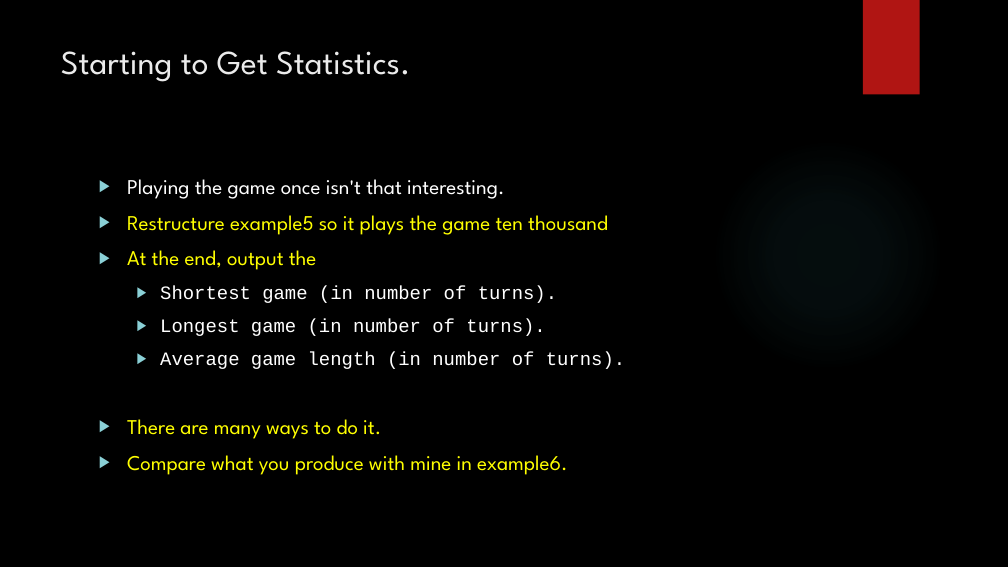
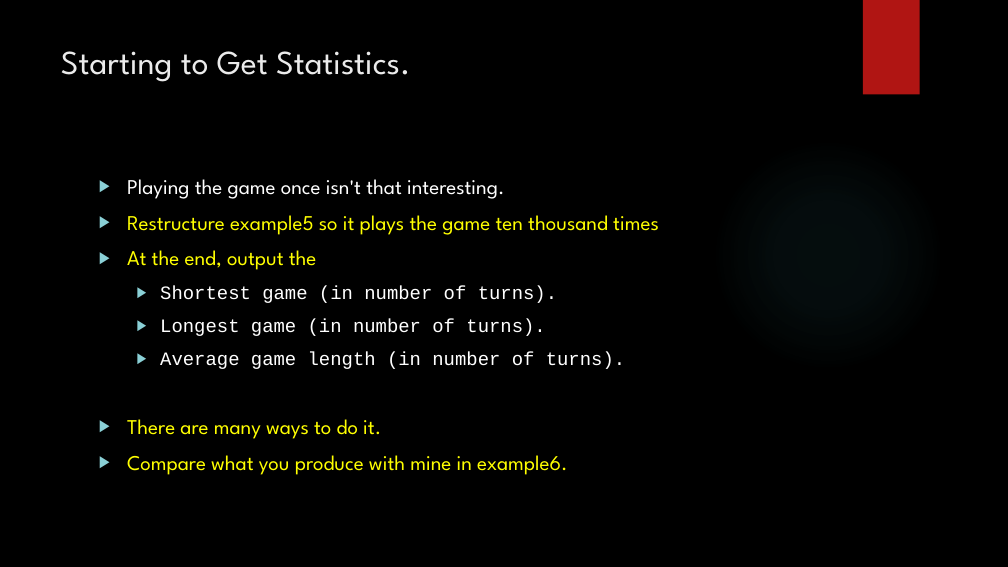
Before and after one commit to davidgroves/DGM_Tutorials, a slide deck: slide 14 of week9/week9.pptx. Drawn at 1008x567 pixels with LibreOffice and Linux fonts; fonts in the diff are those of the drawing; background and template pictures are left out. Boxes give left, top, right and bottom in pixels: in the first picture for what was removed or moved away, otherwise in the second. Text is boxed around its words. In the diff, an @@ line names an element or a change of style, - is before the commit and + after.

```diff
--- a/week9/week9.pptx
+++ b/week9/week9.pptx
@@ text at (127,215,659,235): text changed @@
-▶ Restructure example5 so it plays the game ten thousand
+▶ Restructure example5 so it plays the game ten thousand times
```
Also in this commit, not shown: 1 other slide changed, 1 other file.
